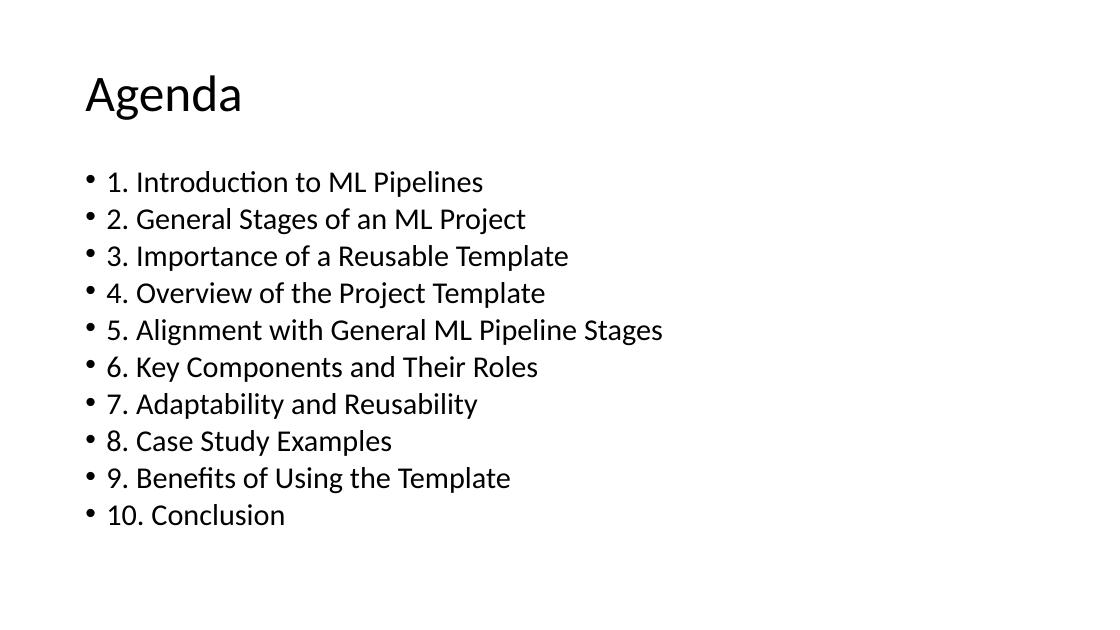
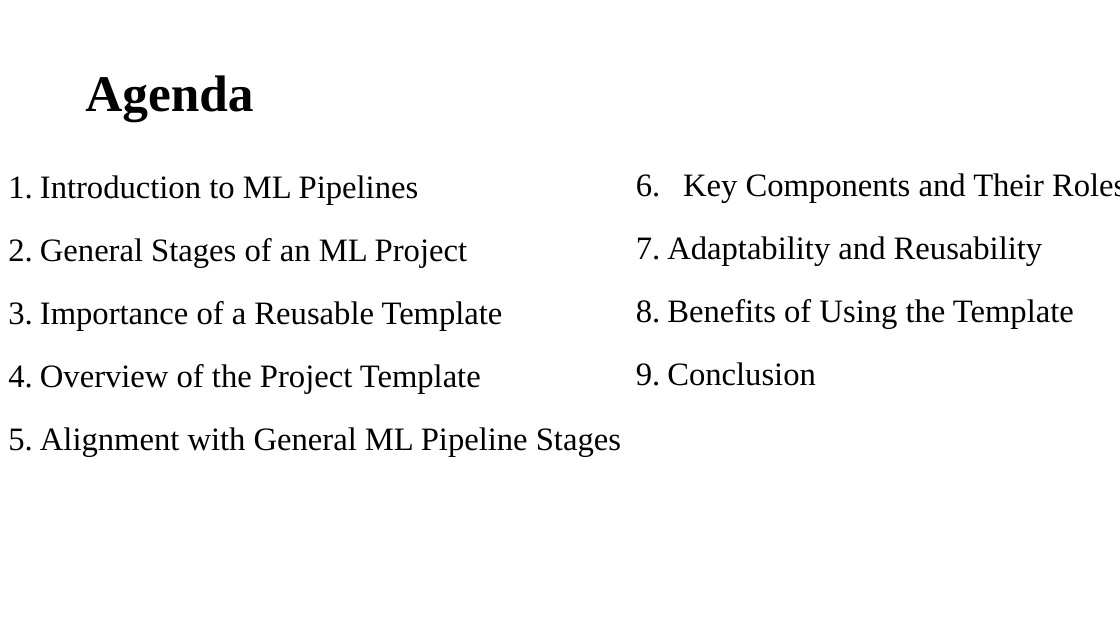
Before and after one commit to orbashangit/MlProjectTemplate, a slide deck: slide 2 of ML Pipeline Template Presentation.pptx (slide 3 before the commit). Drawn at 1120x630 pixels with LibreOffice and Linux fonts; fonts in the diff are those of the drawing. Boxes give left, top, right and bottom in pixels: in the first picture for what was removed or moved away, otherwise in the second. Text is boxed around its words. In the diff, an @@ line names an element or a change of style, - is before the commit and + after.

```diff
--- a/ML Pipeline Template Presentation.pptx
+++ b/ML Pipeline Template Presentation.pptx
@@ title "Agenda" at (x1=85, y1=75, x2=253, y2=121): font Calibri to Times New Roman, bold on @@
@@ text at (x1=40, y1=175, x2=621, y2=457): text changed; size 25.9 to 28 pt; font Calibri to Times New Roman @@
-• 1. Introduction to ML Pipelines
-• 2. General Stages of an ML Project
-• 3. Importance of a Reusable Template
-• 4. Overview of the Project Template
-• 5. Alignment with General ML Pipeline Stages
-• 6. Key Components and Their Roles
-• 7. Adaptability and Reusability
-• 8. Case Study Examples
-• 9. Benefits of Using the Template
-• 10. Conclusion
+1. Introduction to ML Pipelines
+2. General Stages of an ML Project
+3. Importance of a Reusable Template
+4. Overview of the Project Template
+5. Alignment with General ML Pipeline Stages
@@ text added at (x1=667, y1=173, x2=1120, y2=386), 28 pt, text #000000 @@
+6. Key Components and Their Roles
+7. Adaptability and Reusability
+8. Benefits of Using the Template
+9. Conclusion
```
Also in this commit, not shown: 9 other slides changed, 1 slide added, 2 slides removed.
